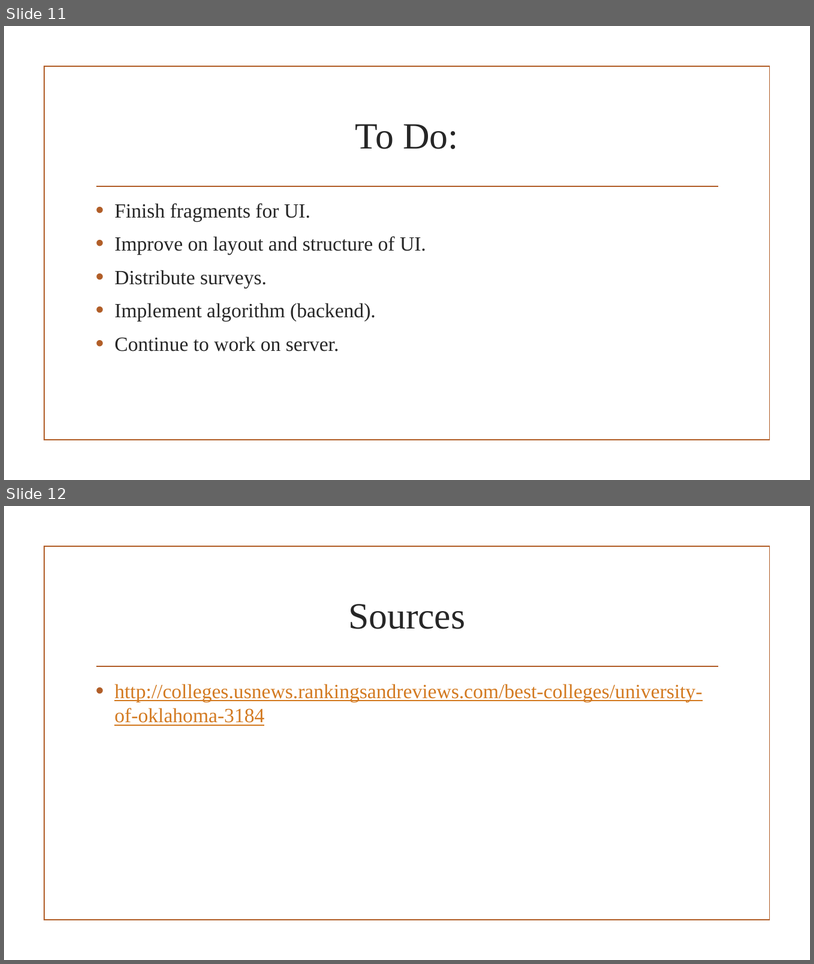
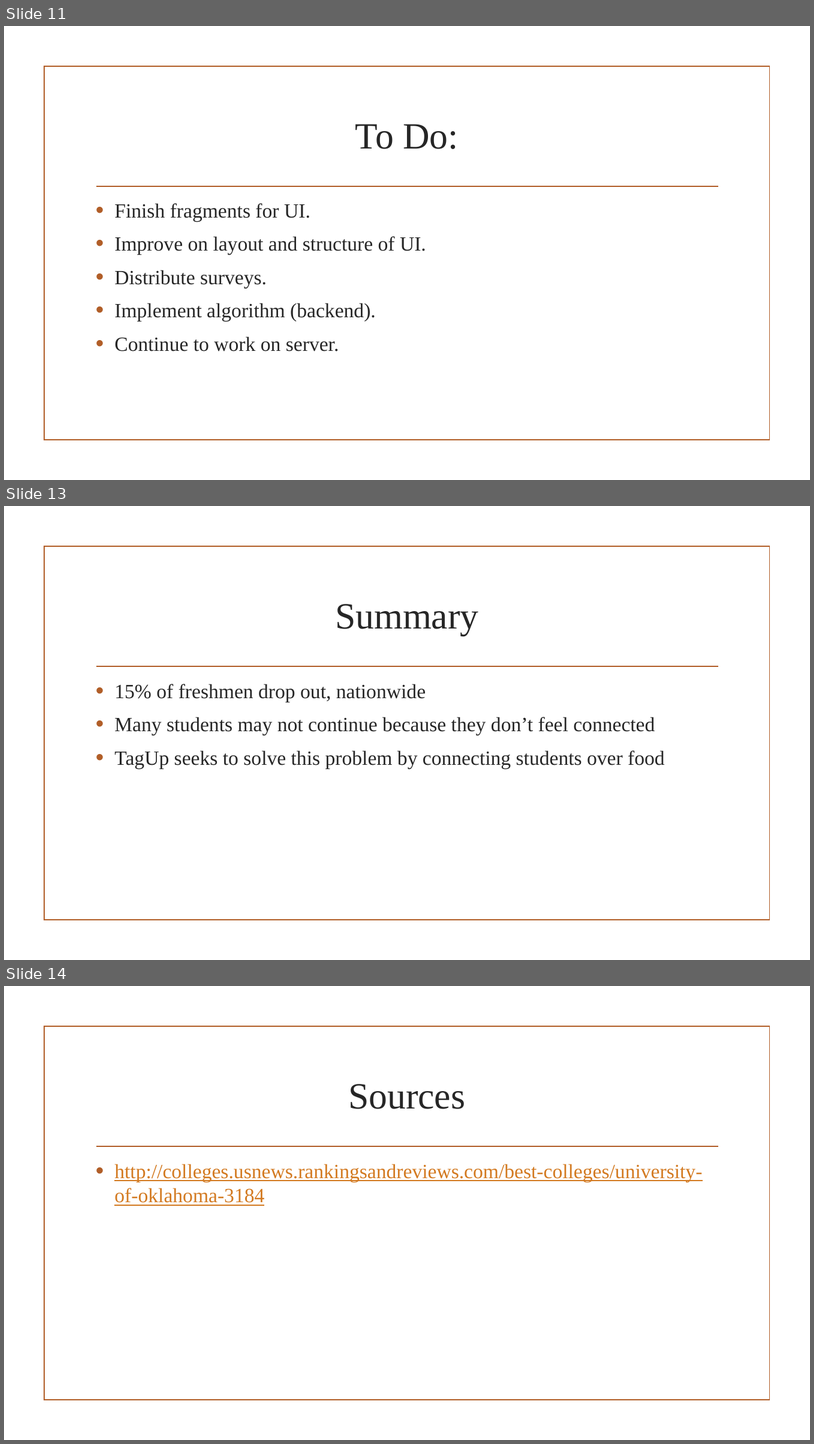
Before and after one commit to LunchBuddi/AndroidApp, a slide deck: PRESENTATION MATERIAL/TagUp Presentation.pptx. Shown one above the other, each under a label of ours: slides 11 and 12 before the commit, slides 11, 13 and 14 after it; the slides between them are not shown. The pictures are 814x964 and 814x1444 pixels, drawn with LibreOffice and Linux fonts; fonts in the diff are those of the drawing; background and template pictures are left out. Boxes give left, top, right and bottom in pixels: in the first picture for what was removed or moved away, otherwise in the second. Text is boxed around its words. In the diff, an @@ line names an element or a change of style, - is before the commit and + after.

```diff
--- a/PRESENTATION MATERIAL/TagUp Presentation.pptx
+++ b/PRESENTATION MATERIAL/TagUp Presentation.pptx
@@ slide 13 added at [4, 506, 810, 960], background picture (left out); not listed: 2 template elements that a slide beside it also shows @@
@@ title added at [335, 604, 479, 636], 44 pt, text #262626 @@
+Summary
@@ text added at [114, 684, 665, 768], 24 pt, text #262626 @@
+• 15% of freshmen drop out, nationwide
+• Many students may not continue because they don’t feel connected
+• TagUp seeks to solve this problem by connecting students over food
@@ what was slide 12 is now slide 14 @@
```
Also in this commit, not shown: 2 slides changed, 1 other slide added, 5 other files.
